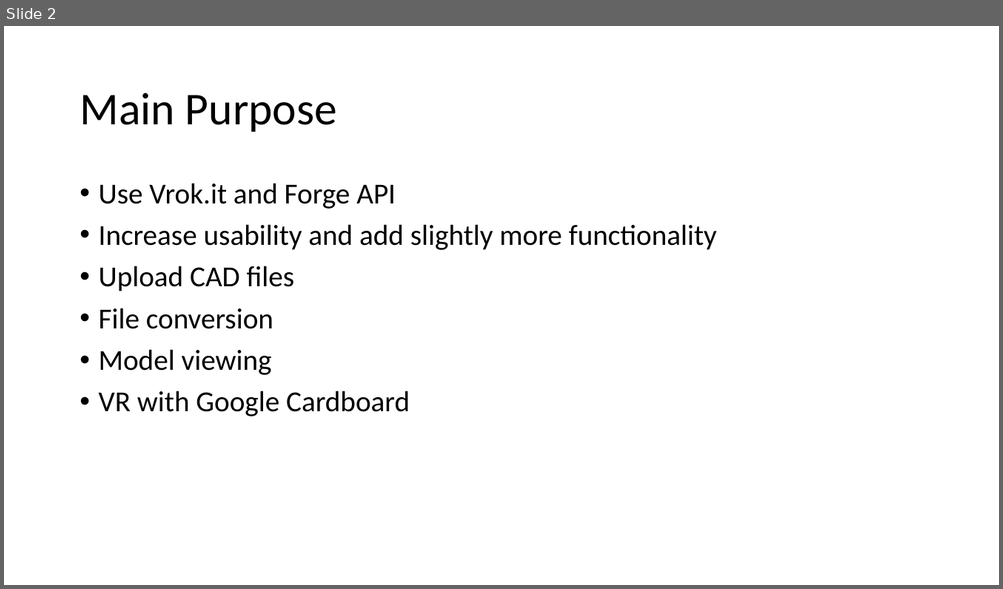
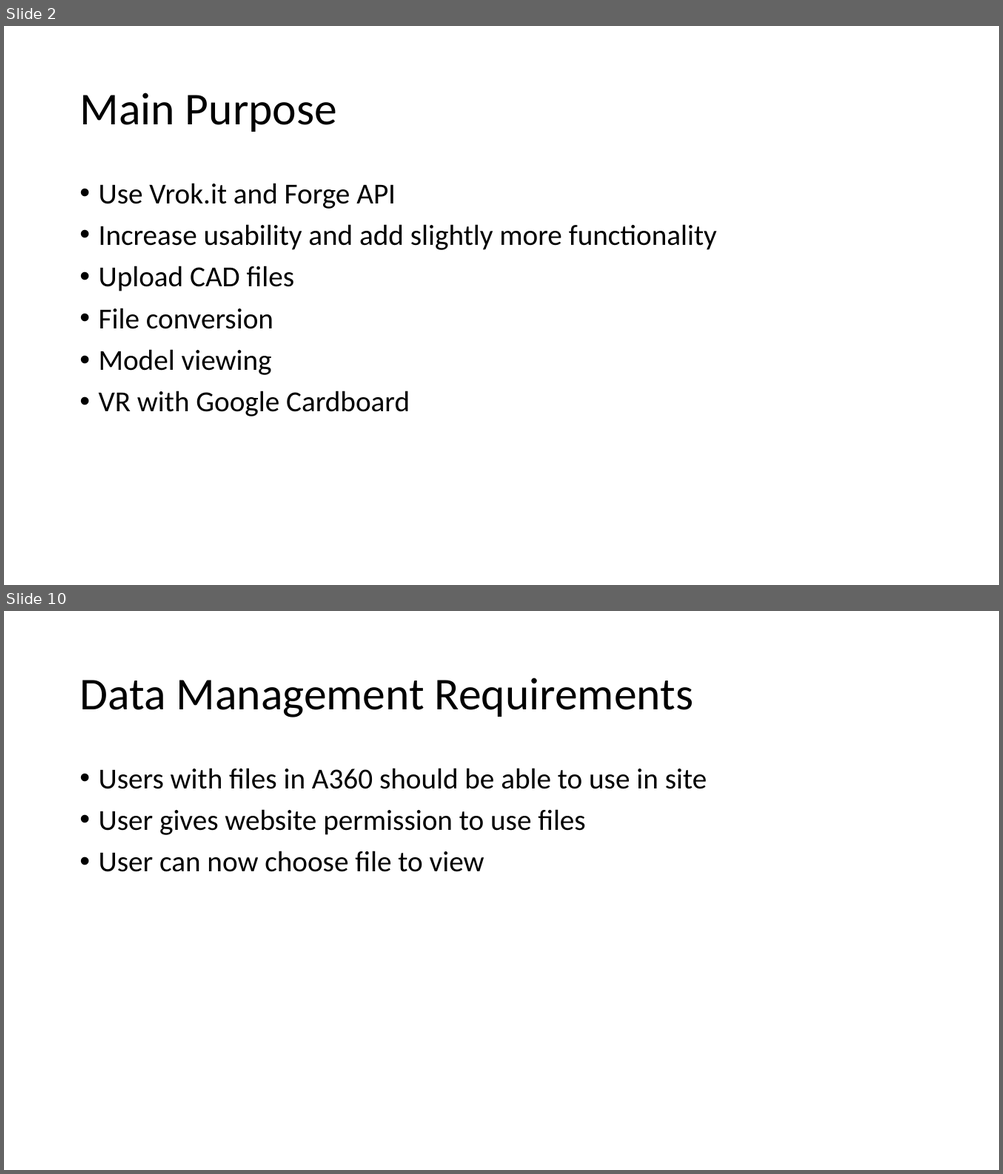
Before and after one commit to gonsalvg/Capstone-Forge-App, a slide deck: Progress Report/Progress report.pptx. Shown one above the other, each under a label of ours: slide 2 before the commit, slides 2 and 10 after it; the slides between them are not shown. The pictures are 1003x589 and 1003x1174 pixels, drawn with LibreOffice and Linux fonts; fonts in the diff are those of the drawing. Boxes give left, top, right and bottom in pixels: in the first picture for what was removed or moved away, otherwise in the second. Text is boxed around its words. In the diff, an @@ line names an element or a change of style, - is before the commit and + after.

```diff
--- a/Progress Report/Progress report.pptx
+++ b/Progress Report/Progress report.pptx
@@ slide 10 added at (4, 611, 999, 1170), background #FFFFFF @@
@@ title added at (79, 678, 693, 718), 44 pt, text #000000 @@
+Data Management Requirements
@@ text added at (99, 768, 706, 872), 28 pt, text #000000 @@
+• Users with files in A360 should be able to use in site
+• User gives website permission to use files
+• User can now choose file to view
```
Also in this commit, not shown: 1 slide changed, 31 other slides added.
